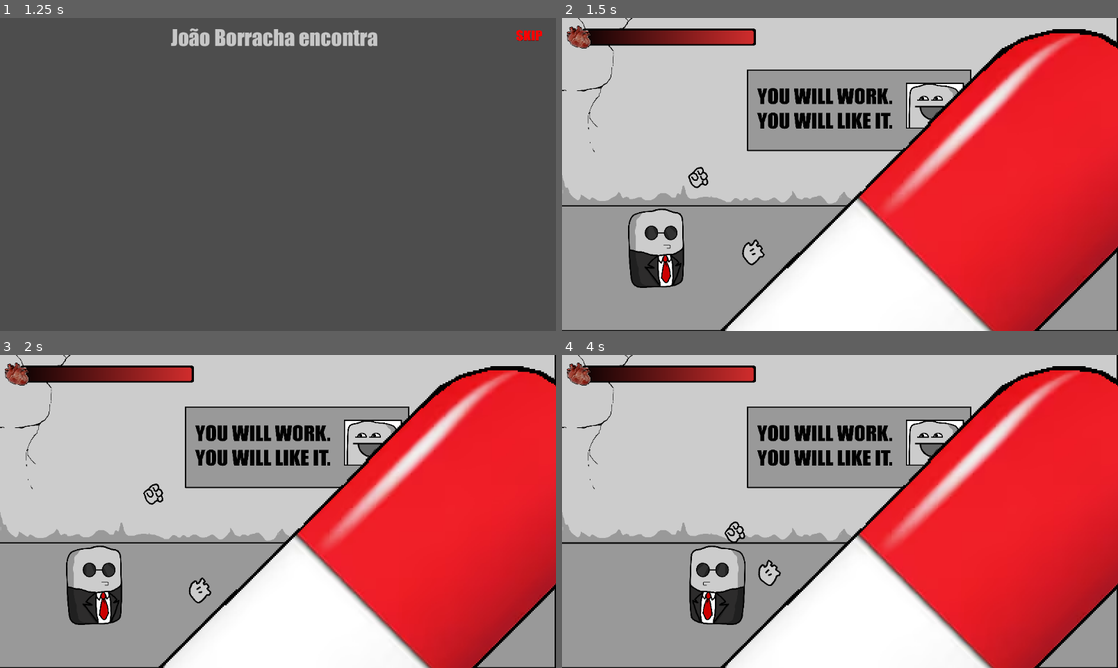
Above: before the commit, frames 1-4 (two rows, left to right).
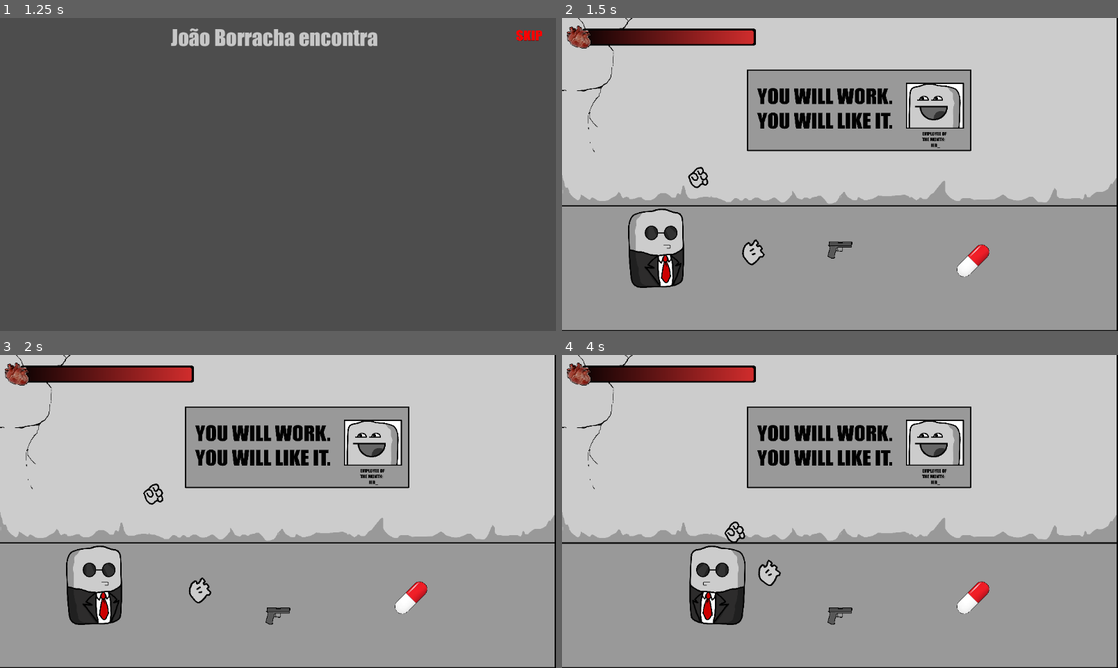
Above: after the commit, the same moments.

Repository: PH1LIPPUS/JoaoBorracha
Game: Godot game, scene res://Sceens/main.tscn
The game is run twice, just before and just after one commit, with the same random seed, the same clock (stepped at 60 frames per second) and the same inputs.
Inputs (mouse positions are in pixels of both pictures, inside the frame that each line leads up to):
- Up to frame 1 (1.25 s): click (72, 208) at 0.5 s
- Up to frame 2 (1.5 s): click (1090, 36) at 1.25 s
- Up to frame 3 (2 s): no input
- Up to frame 4 (4 s): move the mouse to (962, 495) at 2.02 s; hold E (pickup) 2.03-2.78 s; hold D (right) 2.03-3.53 s; tap Space (jump) at 2.27, 3.02 s; move the mouse to (728, 527) at 2.77 s; tap Ctrl (precision_aim) at 2.85 s; move the mouse to (895, 442) at 3.52 s; hold A (left) from 3.53 s (still down); hold Shift (run) from 3.53 s (still down)

Frame 1 is identical in both runs. In frame 2, 41% of the frame differs, in the area x 28-100%, y 3-100%; in frame 3, 41%; in frame 4, 41%.

Commit message:
bola de fut

Diff:
--- a/joaoborracha/Player/player.tscn
+++ b/joaoborracha/Player/player.tscn
@@ -137,7 +137,8 @@
 
 [node name="Player" type="CharacterBody2D" groups=["player"]]
 position = Vector2(3, 2)
-collision_layer = 0
+collision_layer = 2
+collision_mask = 9
 script = ExtResource("1_od3ui")
 
 [node name="LeftHand" type="Node2D" parent="."]
--- a/joaoborracha/Resources/Capsule/capsula.gd
+++ b/joaoborracha/Resources/Capsule/capsula.gd
@@ -4,6 +4,7 @@
 
 func _on_body_entered(body: Node2D) -> void:
 	if body.is_in_group("player") or body.name == "Player":
+
 		if body.has_method("receber_cura"):
 			body.receber_cura(vida_restaurada)
 			queue_free()
--- a/joaoborracha/Resources/Capsule/capsula.tscn
+++ b/joaoborracha/Resources/Capsule/capsula.tscn
@@ -4,10 +4,12 @@
 [ext_resource type="Texture2D" uid="uid://bi3hhfpdaffja" path="res://Resources/Capsule/CapsuleLife.png" id="2_2q3if"]
 
 [sub_resource type="CapsuleShape2D" id="CapsuleShape2D_kovyr"]
-radius = 9.1603
-height = 33.9183
+radius = 80.4005
+height = 420.62
 
 [node name="Capsula" type="Area2D"]
+collision_layer = 8
+collision_mask = 2
 script = ExtResource("1_ixbbn")
 
 [node name="CapsuleLife" type="Sprite2D" parent="."]
@@ -15,7 +17,7 @@
 texture = ExtResource("2_2q3if")
 
 [node name="CollisionShape2D" type="CollisionShape2D" parent="."]
-position = Vector2(1, 0)
+position = Vector2(-27, 9)
 rotation = -2.39285
 shape = SubResource("CapsuleShape2D_kovyr")
 
--- a/joaoborracha/Resources/Guns/Pistol/pistol.tscn
+++ b/joaoborracha/Resources/Guns/Pistol/pistol.tscn
@@ -18,7 +18,8 @@
 size = Vector2(53, 39.625)
 
 [node name="Pistol" type="RigidBody2D" groups=["weapon"]]
-collision_layer = 0
+collision_layer = 4
+collision_mask = 3
 script = ExtResource("1_1fvv5")
 
 [node name="Sprite2D" type="AnimatedSprite2D" parent="."]
--- a/joaoborracha/Sceens/game.tscn
+++ b/joaoborracha/Sceens/game.tscn
@@ -44,15 +44,9 @@
 "speed": 5.0
 }]
 
-[sub_resource type="RectangleShape2D" id="RectangleShape2D_hvt6a"]
-size = Vector2(2914, 20)
-
-[sub_resource type="RectangleShape2D" id="RectangleShape2D_amtq0"]
-size = Vector2(55, 661)
-
 [node name="Game" type="Node"]
 
-[node name="Mapa" parent="." instance=ExtResource("1_i3dsi")]
+[node name="Map" parent="." instance=ExtResource("1_i3dsi")]
 
 [node name="Pistol" parent="." instance=ExtResource("2_wh8v3")]
 position = Vector2(571, 469)
@@ -101,19 +95,9 @@
 focus_mode = 0
 flat = true
 
-[node name="Colisões" type="StaticBody2D" parent="."]
-
-[node name="CollisionShape2D2" type="CollisionShape2D" parent="Colisões"]
-position = Vector2(1422, 567)
-shape = SubResource("RectangleShape2D_hvt6a")
-
-[node name="CollisionShape2D" type="CollisionShape2D" parent="Colisões"]
-position = Vector2(-28.5, 320.5)
-shape = SubResource("RectangleShape2D_amtq0")
-
 [node name="Capsula" parent="." instance=ExtResource("6_enaw6")]
 position = Vector2(857, 501)
-scale = Vector2(3, 3)
+scale = Vector2(0.2, 0.2)
 
 [connection signal="mouse_entered" from="PauseMenu/Resume" to="PauseMenu" method="_on_resume_mouse_entered"]
 [connection signal="mouse_exited" from="PauseMenu/Resume" to="PauseMenu" method="_on_resume_mouse_exited"]
--- a/joaoborracha/Sceens/map.tscn
+++ b/joaoborracha/Sceens/map.tscn
@@ -1,9 +1,9 @@
 [gd_scene load_steps=4 format=3 uid="uid://dsx81hqv41qad"]
 
-[ext_resource type="Texture2D" uid="uid://bfyhrje8kmbea" path="res://Resources/Maps/bg.png" id="1_k0hrr"]
+[ext_resource type="Texture2D" uid="uid://bfyhrje8kmbea" path="res://Resources/resources/sprites/bg/bg1.png" id="1_k0hrr"]
 
 [sub_resource type="RectangleShape2D" id="RectangleShape2D_1kbfe"]
-size = Vector2(3725, 20)
+size = Vector2(3725, 170)
 
 [sub_resource type="RectangleShape2D" id="RectangleShape2D_0ofuf"]
 size = Vector2(55, 661)
@@ -17,10 +17,14 @@
 
 [node name="Colisões" type="StaticBody2D" parent="."]
 
-[node name="CollisionShape2D2" type="CollisionShape2D" parent="Colisões"]
-position = Vector2(1827.5, 567)
+[node name="Chao" type="CollisionShape2D" parent="Colisões"]
+position = Vector2(1827.5, 642)
 shape = SubResource("RectangleShape2D_1kbfe")
 
-[node name="CollisionShape2D" type="CollisionShape2D" parent="Colisões"]
+[node name="Parede da direita" type="CollisionShape2D" parent="Colisões"]
 position = Vector2(-28.5, 320.5)
 shape = SubResource("RectangleShape2D_0ofuf")
+
+[node name="Teto" type="CollisionShape2D" parent="Colisões"]
+position = Vector2(1852, -55)
+shape = SubResource("RectangleShape2D_1kbfe")
--- a/joaoborracha/project.godot
+++ b/joaoborracha/project.godot
@@ -78,6 +78,7 @@
 2d_physics/layer_1="world"
 2d_physics/layer_2="player"
 2d_physics/layer_3="guns"
+2d_physics/layer_4="capsula"
 
 [rendering]
 
Not shown: 1 places in joaoborracha/Sceens/game.tscn that only renumber resources
